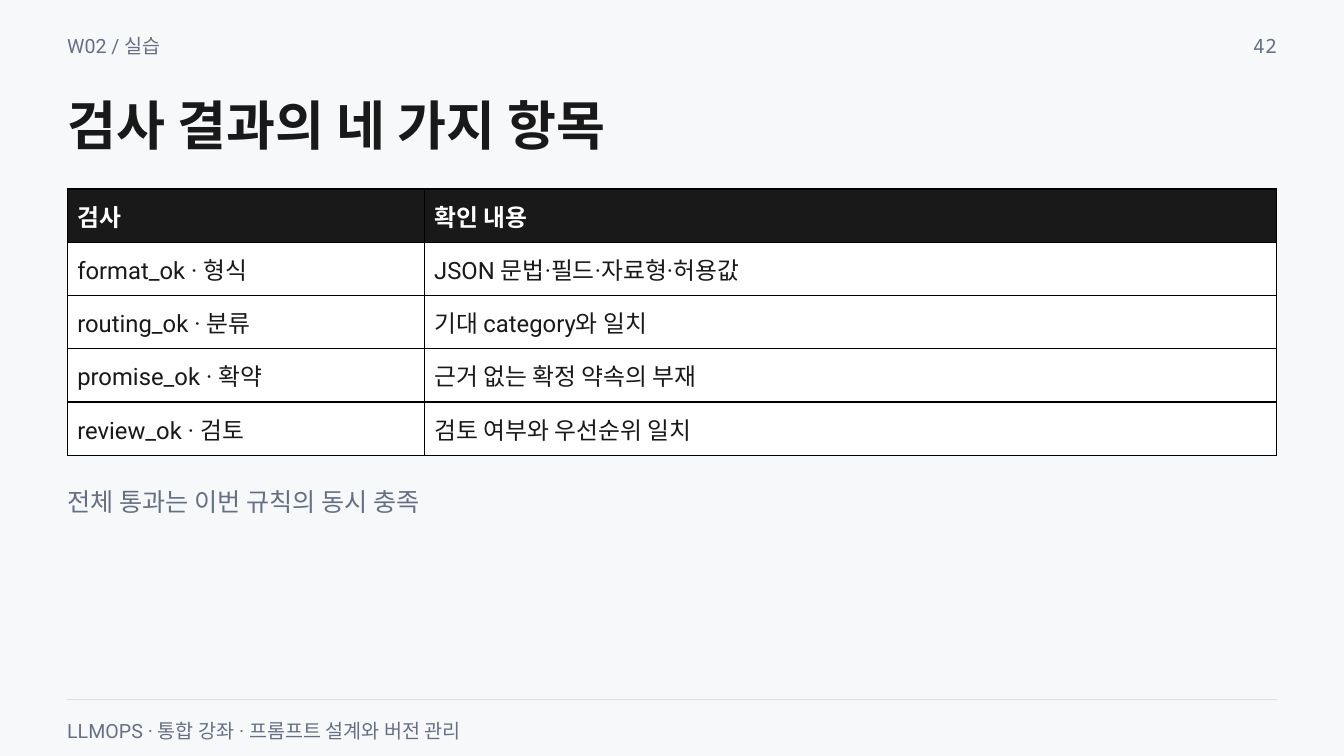
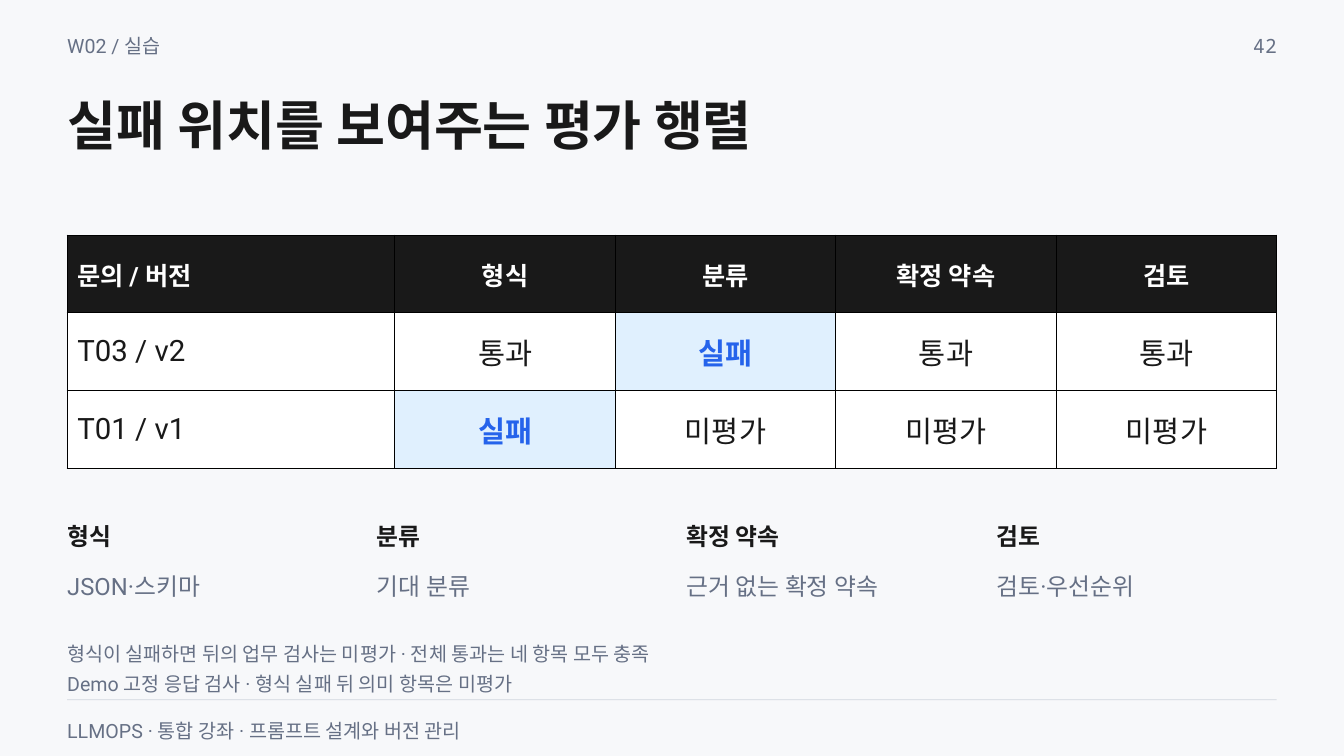
Before and after one commit to smilesjcha/llmops-16week, a slide deck: slide 42 of week02/lecture/02_week2_prompt_design_versioning.pptx. Drawn at 1344x756 pixels with LibreOffice and Linux fonts; fonts in the diff are those of the drawing. Boxes give left, top, right and bottom in pixels: in the first picture for what was removed or moved away, otherwise in the second. Text is boxed around its words. In the diff, an @@ line names an element or a change of style, - is before the commit and + after.

```diff
--- a/week02/lecture/02_week2_prompt_design_versioning.pptx
+++ b/week02/lecture/02_week2_prompt_design_versioning.pptx
@@ text at (67,100,752,150): text changed @@
-검사 결과의 네 가지 항목
+실패 위치를 보여주는 평가 행렬
@@ table removed at (68,190,1277,456), 5 rows, 2 columns @@
-검사 | 확인 내용
-format_ok · 형식 | JSON 문법·필드·자료형·허용값
-routing_ok · 분류 | 기대 category와 일치
-promise_ok · 확약 | 근거 없는 확정 약속의 부재
-review_ok · 검토 | 검토 여부와 우선순위 일치
@@ table added at (68,235,1278,468), 3 rows, 5 columns @@
+문의 / 버전 | 형식 | 분류 | 확정 약속 | 검토
+T03 / v2 | 통과 | 실패 | 통과 | 통과
+T01 / v1 | 실패 | 미평가 | 미평가 | 미평가
@@ text removed at (67,490,420,513) @@
-전체 통과는 이번 규칙의 동시 충족
@@ text added at (67,525,111,547), 17 pt, text #191919, bold @@
+형식
@@ text added at (377,525,421,547), 17 pt, text #191919, bold @@
+분류
@@ text added at (687,525,780,547), 17 pt, text #191919, bold @@
+확정 약속
@@ text added at (996,525,1040,547), 17 pt, text #191919, bold @@
+검토
@@ text added at (67,575,200,597), 17 pt, text #667085 @@
+JSON·스키마
@@ text added at (377,575,470,597), 17 pt, text #667085 @@
+기대 분류
@@ text added at (687,575,878,597), 17 pt, text #667085 @@
+근거 없는 확정 약속
@@ text added at (996,575,1134,597), 17 pt, text #667085 @@
+검토·우선순위
@@ text added at (67,644,650,663), 14 pt, text #667085 @@
+형식이 실패하면 뒤의 업무 검사는 미평가 · 전체 통과는 네 항목 모두 충족
@@ text added at (67,674,512,693), 14 pt, text #667085 @@
+Demo 고정 응답 검사 · 형식 실패 뒤 의미 항목은 미평가
```
Also in this commit, not shown: 16 other slides changed, 6 slides added, 6 slides removed, 26 other files.
